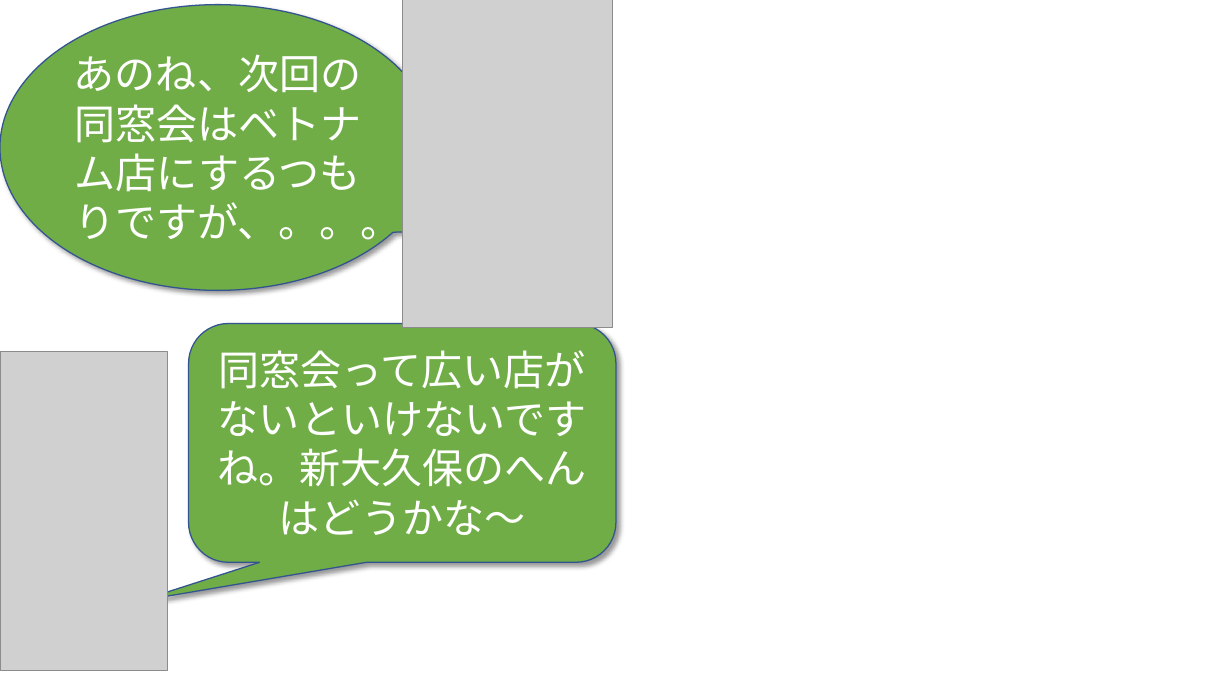
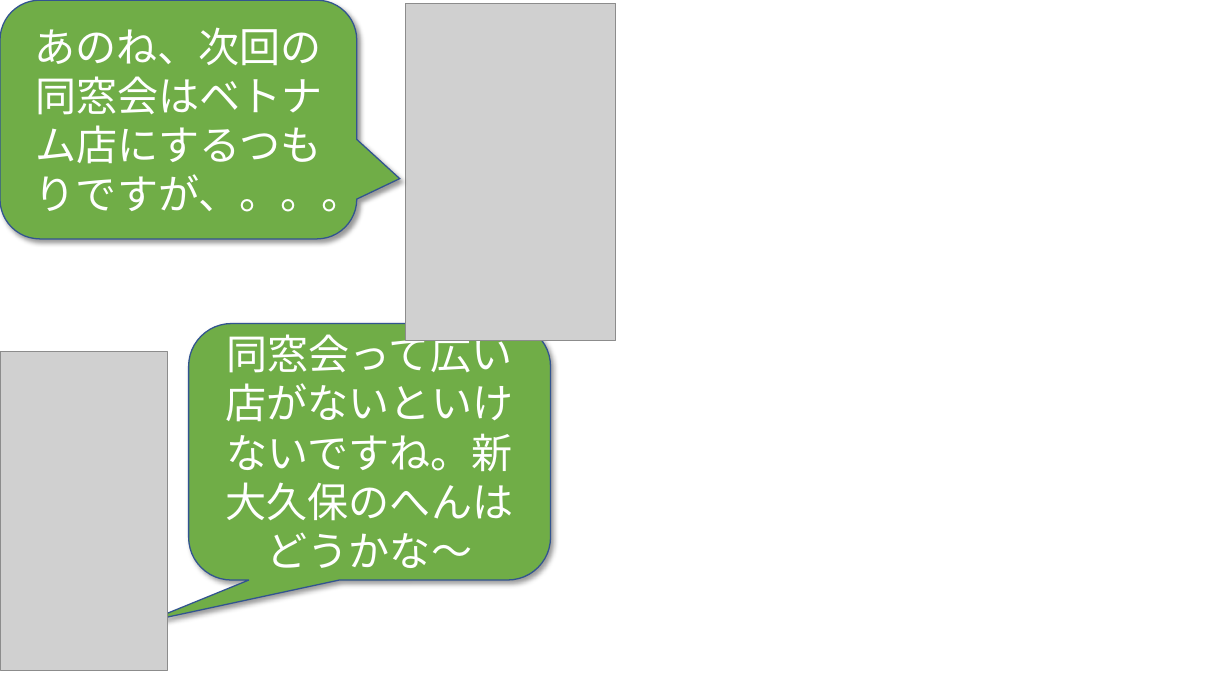
Before and after one commit to phuchung97/phuchung97.github.io, a slide deck: slide 8 of design/story.pptx. Drawn at 1232x693 pixels with LibreOffice and Linux fonts; fonts in the diff are those of the drawing; grey boxes stand for pictures; background and template pictures are left out. Boxes give left, top, right and bottom in pixels: in the first picture for what was removed or moved away, otherwise in the second. Text is boxed around its words. In the diff, an @@ line names an element or a change of style, - is before the commit and + after.

```diff
--- a/design/story.pptx
+++ b/design/story.pptx
@@ rounded speech box "あのね、次回の同窓会はベトナム店にするつもりですが、。。。": place and size @@
-rounded speech box "あのね、次回の同窓会はベトナム店にするつもりですが、。。。" at <box>0,5,435,290</box>
+rounded speech box "あのね、次回の同窓会はベトナム店にするつもりですが、。。。" at <box>0,0,357,238</box>
@@ rounded speech box "あのね、次回の同窓会はベトナム店にするつもりですが、。。。" at <box>0,0,357,238</box>: speech bubble to rounded speech box @@
@@ picture: place and size @@
-picture at <box>402,0,613,327</box>
+picture at <box>406,4,616,341</box>
@@ rounded speech box "同窓会って広い店がないといけないですね。新大久保のへんはどうかな～": place and size @@
-rounded speech box "同窓会って広い店がないといけないですね。新大久保のへんはどうかな～" at <box>189,323,616,562</box>
+rounded speech box "同窓会って広い店がないといけないですね。新大久保のへんはどうかな～" at <box>189,323,551,580</box>
```
Also in this commit, not shown: 19 other slides changed, 22 other files.
